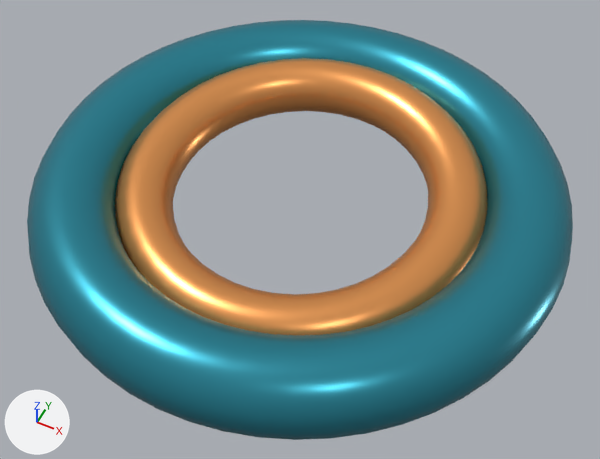
A saved change to the glTF model sample/src/main/assets/visori/scena/anelli.glb.
One viewpoint serves both versions: a 50 mm lens placed at (1.17, -2.34, 2.67), pointed at (0.06, -0.11, -0.11). Arrows for +X, +Y and +Z are at lower left; the lights stay in place. The first picture is the older version. Where no turn or scale is listed for an object, it has been applied to the vertices.
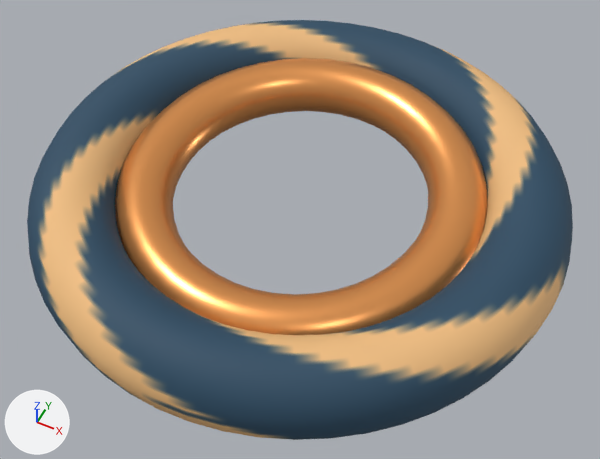
Location of each change, (x1, y1, x2, y2) in pixels of the pictures (600 x 459 px):
'Mesh_0', surface changed: (27, 20, 573, 440) in both

The change, as a diff of the scene's bpy script:
```diff
--- a/sample/src/main/assets/visori/scena/anelli.glb.py
+++ b/sample/src/main/assets/visori/scena/anelli.glb.py
@@ img_image_0 @@
+img_image_0 = load_image('Image_0', '_unpacked/Image_0', 64, 64, 'sRGB')
@@ mat_material_0 @@
 mat_material_0 = principled_material('Material_0')
-mat_material_0.base_color = (0.035, 0.31, 0.41)  # cyan #3597ac
-mat_material_0.metallic = 0.75
-mat_material_0.roughness = 0.29
+mat_material_0.texture = img_image_0
+mat_material_0.roughness = 0.7
```
